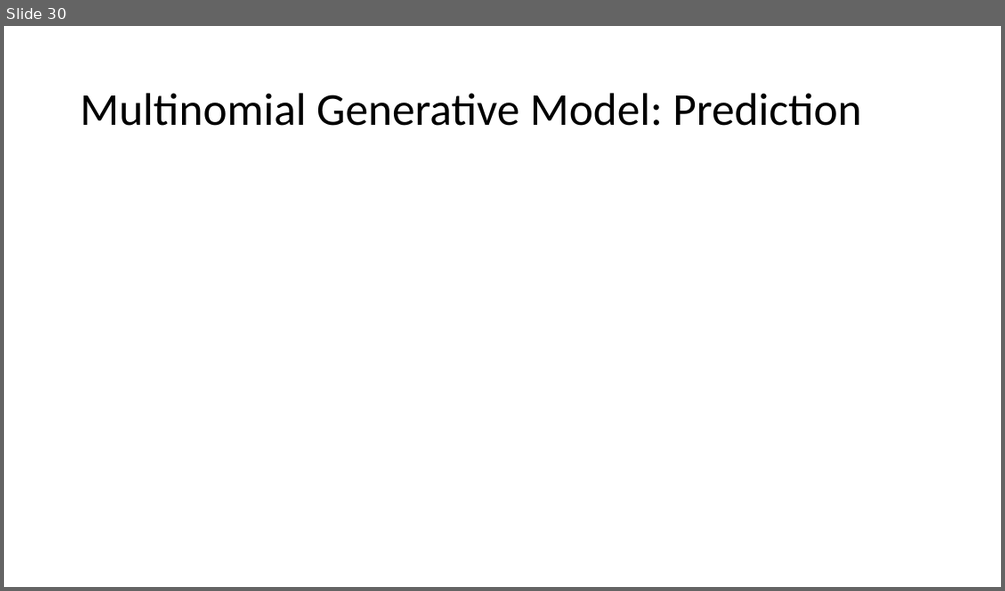
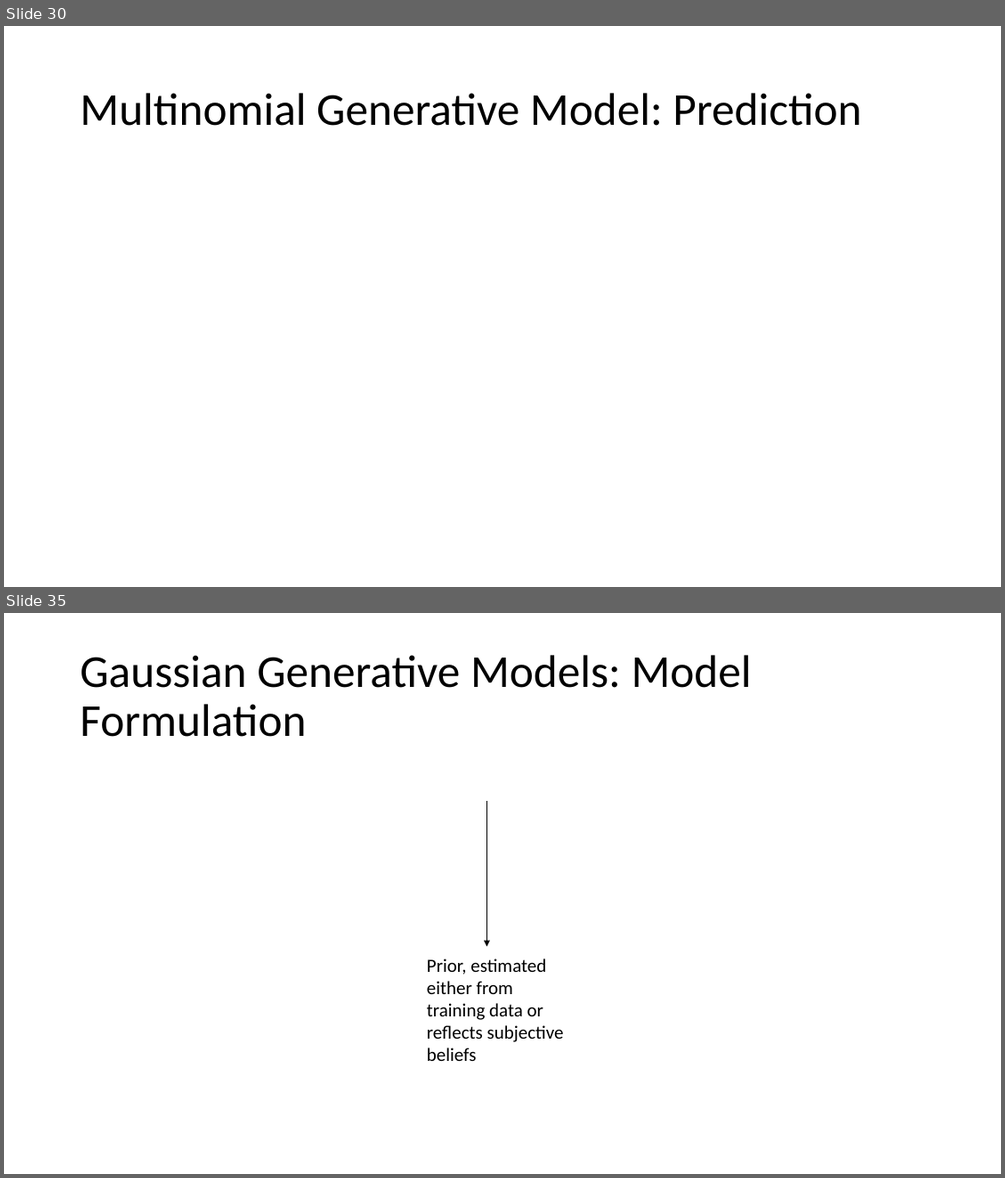
Before and after one commit to Gunnvant/idma_pt, a slide deck: ML_Unit4/decks/Generative Models.pptx. Shown one above the other, each under a label of ours: slide 30 before the commit, slides 30 and 35 after it; the slides between them are not shown. The pictures are 1005x591 and 1005x1178 pixels, drawn with LibreOffice and Linux fonts; fonts in the diff are those of the drawing; grey boxes stand for pictures. Boxes give left, top, right and bottom in pixels: in the first picture for what was removed or moved away, otherwise in the second. Text is boxed around its words. In the diff, an @@ line names an element or a change of style, - is before the commit and + after.

```diff
--- a/ML_Unit4/decks/Generative Models.pptx
+++ b/ML_Unit4/decks/Generative Models.pptx
@@ slide 35 added at (4, 613, 1001, 1174), background #FFFFFF @@
@@ title added at (80, 655, 752, 737), 44 pt, text #000000 @@
+Gaussian Generative Models: Model Formulation
@@ arrow added from (487, 801) to (487, 947), #000000 0.5 pt @@
@@ text added at (427, 958, 564, 1061), 18 pt, text #000000 @@
+Prior, estimated either from training data or reflects subjective beliefs
```
Also in this commit, not shown: 2 slides changed, 17 other slides added, 6 other files.
